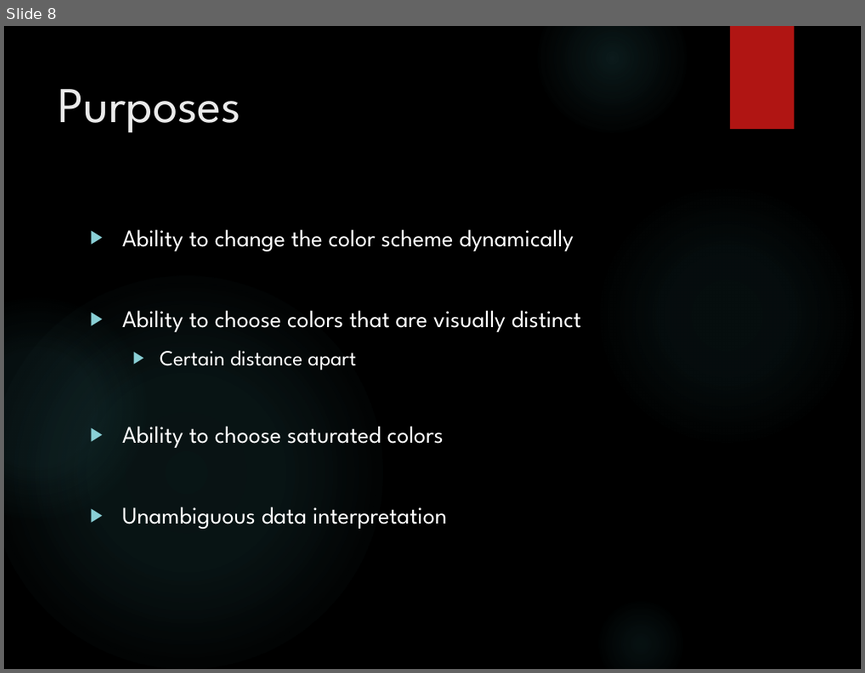
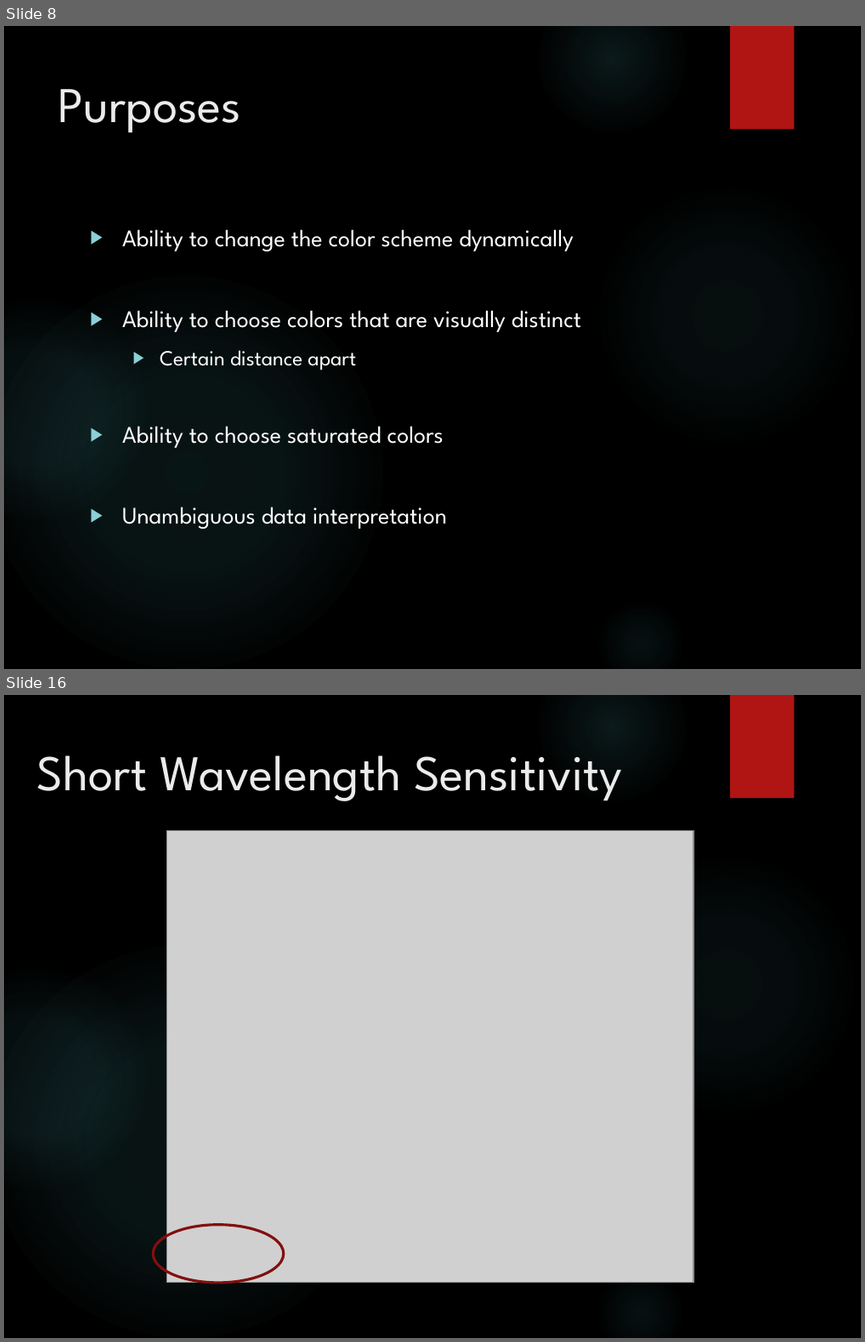
Before and after one commit to seancoogan/vtk_dynamic_color, a slide deck: MSIM741_slides_BARBACHEM_COOGAN.pptx. Shown one above the other, each under a label of ours: slide 8 before the commit, slides 8 and 16 after it; the slides between them are not shown. The pictures are 865x673 and 865x1342 pixels, drawn with LibreOffice and Linux fonts; fonts in the diff are those of the drawing; grey boxes stand for pictures; background and template pictures are left out. Boxes give left, top, right and bottom in pixels: in the first picture for what was removed or moved away, otherwise in the second. Text is boxed around its words. In the diff, an @@ line names an element or a change of style, - is before the commit and + after.

```diff
--- a/MSIM741_slides_BARBACHEM_COOGAN.pptx
+++ b/MSIM741_slides_BARBACHEM_COOGAN.pptx
@@ slide 16 added at box(4, 695, 861, 1338), background picture (left out); not listed: 6 template elements that a slide beside it also shows @@
@@ title added at box(37, 755, 623, 801), 42 pt, text #EBEBEB @@
+Short Wavelength Sensitivity
@@ picture added at box(167, 830, 693, 1281) @@
@@ ellipse added at box(153, 1225, 284, 1282), outline #82100E 2.25 pt @@
```
Also in this commit, not shown: 2 slides changed, 10 other slides added, 3 slides removed.
